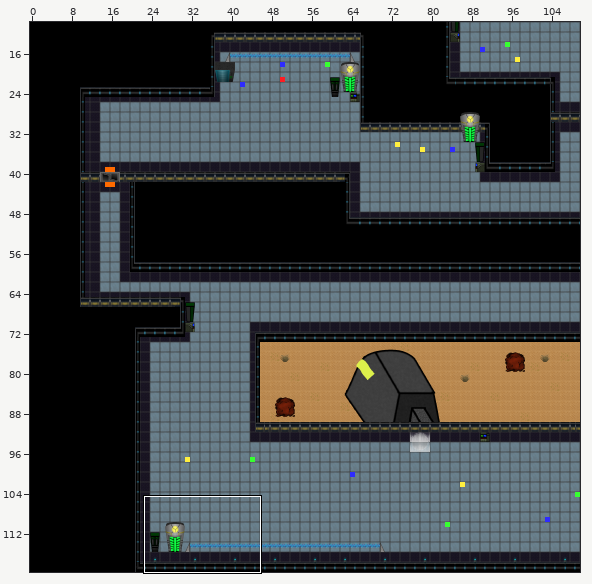
A Tiled map gets an edit: Level 5.tmx. The first picture is a wide view before the edit; the outline marks the close-up.
Close-up. Before:
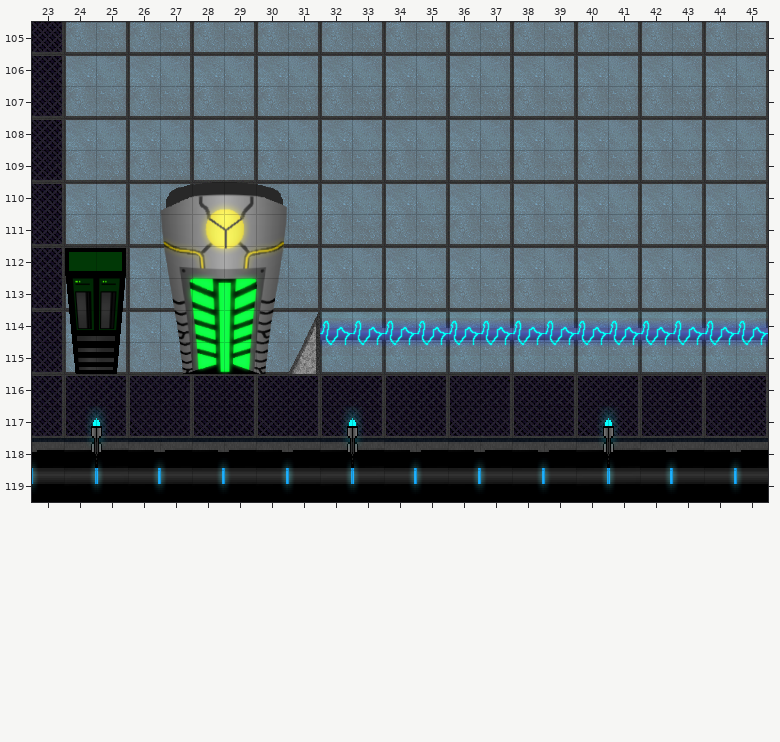
Cells are 32x32 px. Shown: x 23..45, y 105..119. The commit also changed other parts of the map, which this record leaves out.
The same view after the edit:
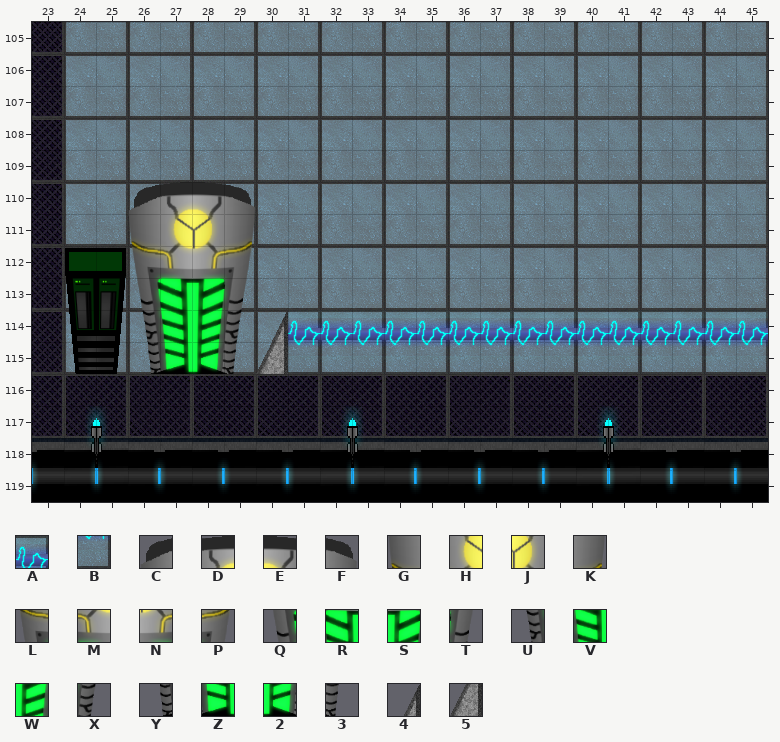
Key: from "Arc (1)": A 0, B 1; from "Generator": C 0, D 1, E 2, F 3, G 4, H 5, J 6, K 7, L 8, M 9, N 10, P 11, Q 12, R 13, S 14, T 15, U 16, V 17, W 18, X 19, Y 20, Z 21, 2 22, 3 23; from "Pileft": 4 0, 5 1.
_ is an empty cell, . an unchanged one.
See-through tiles are keyed as they look on the map.
What changed:
--- layer "Lights + Doors"
@@ x 27..31 @@
-110 CDEF.
-111 GHJK.
-112 LMNP.
-113 QRST.
-114 UVWX4
-115 YZ235
+110 ____.
+111 ____.
+112 ____.
+113 ____.
+114 _____
+115 _____
--- layer "objects"
@@ x 26..31 @@
-110 ____..
-111 ____..
-112 ____..
-113 ____..
-114 ______
-115 ______
+110 CDEF..
+111 GHJK..
+112 LMNP..
+113 QRST..
+114 UVWX4A
+115 YZ235B
Changed places in both close-ups, as pixel boxes (x1, y1, x2, y2):
changed: (128, 182, 320, 374)
